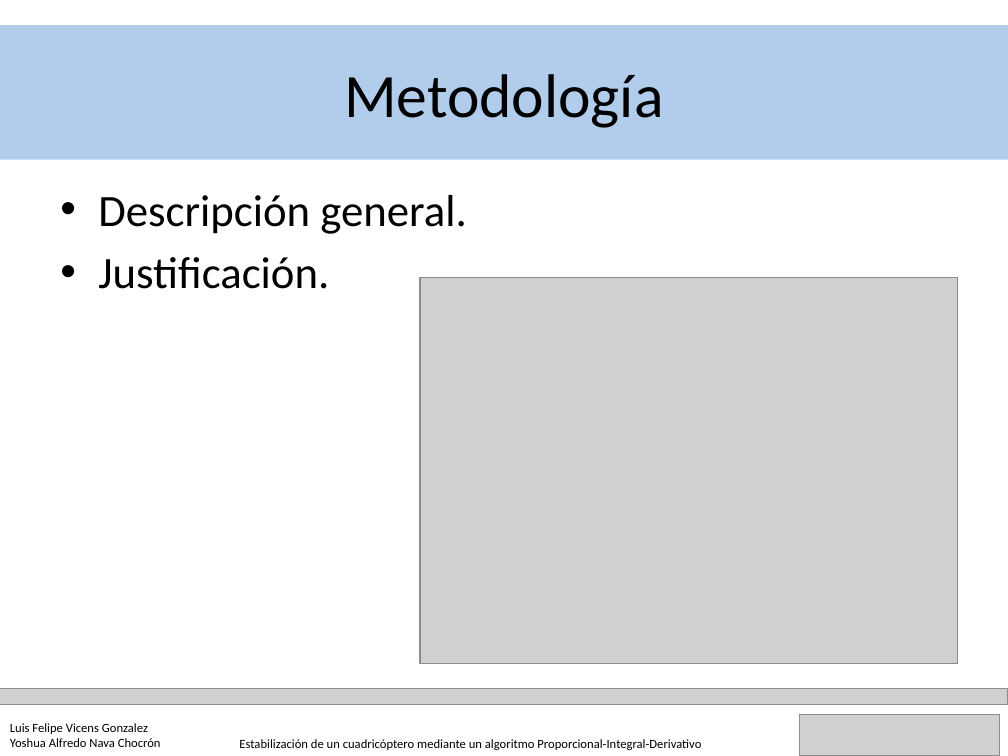
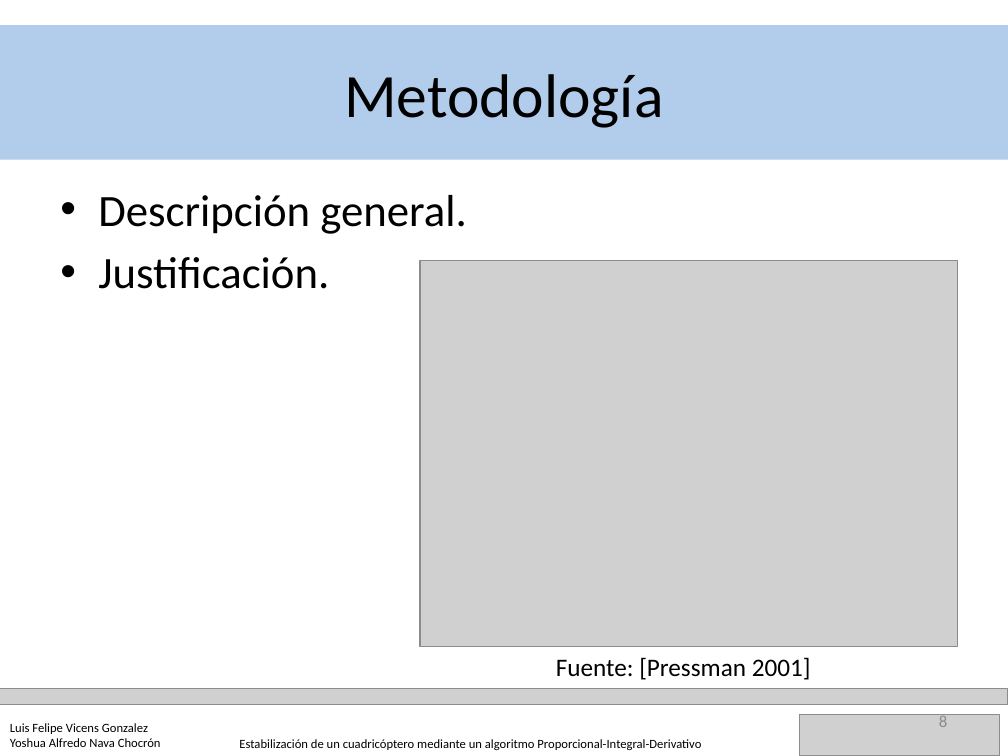
Before and after one commit to YoshuaNava/TesisCuadricoptero, a slide deck: slide 8 of Documento/Defensa TEG animaciones.pptx. Drawn at 1008x756 pixels with LibreOffice and Linux fonts; fonts in the diff are those of the drawing; grey boxes stand for pictures. Boxes give left, top, right and bottom in pixels: in the first picture for what was removed or moved away, otherwise in the second. Text is boxed around its words. In the diff, an @@ line names an element or a change of style, - is before the commit and + after.

```diff
--- a/Documento/Defensa TEG animaciones.pptx
+++ b/Documento/Defensa TEG animaciones.pptx
@@ picture: place and size @@
-picture at [420,277,958,663]
+picture at [420,260,958,646]
@@ text added at [556,657,811,680], 18 pt, text #000000 @@
+Fuente: [Pressman 2001]
@@ page number added at [939,714,947,727], 12 pt, text #8C8C8C @@
+8
```
Also in this commit, not shown: 22 other slides changed, 4 other files.
